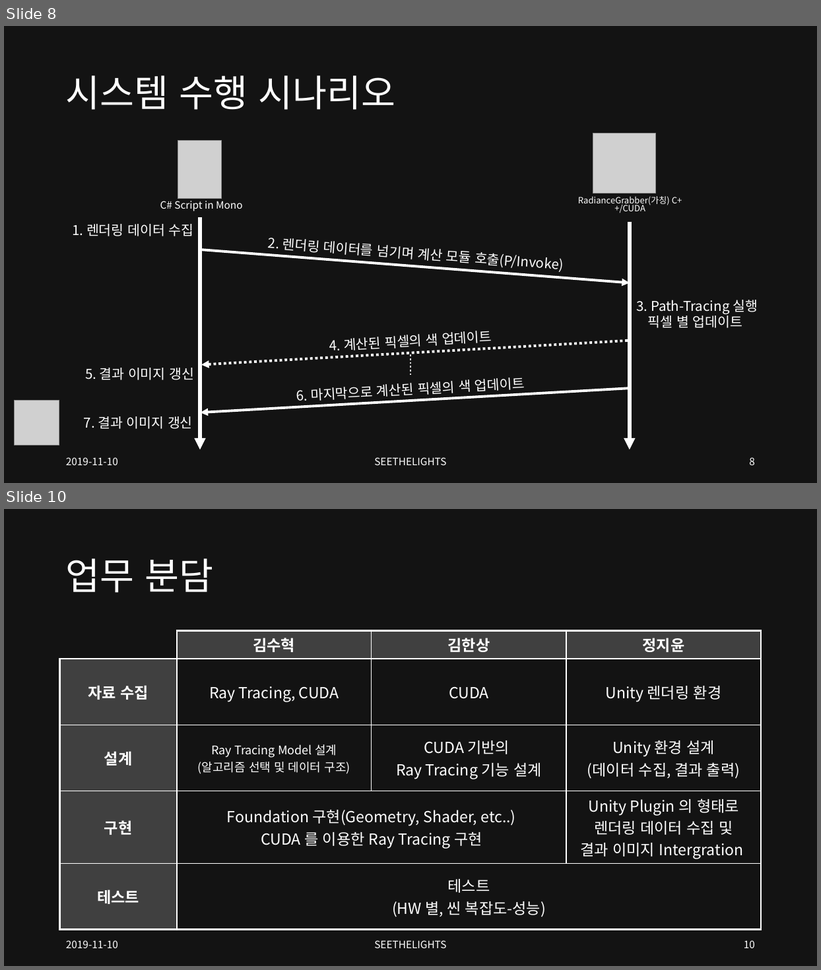
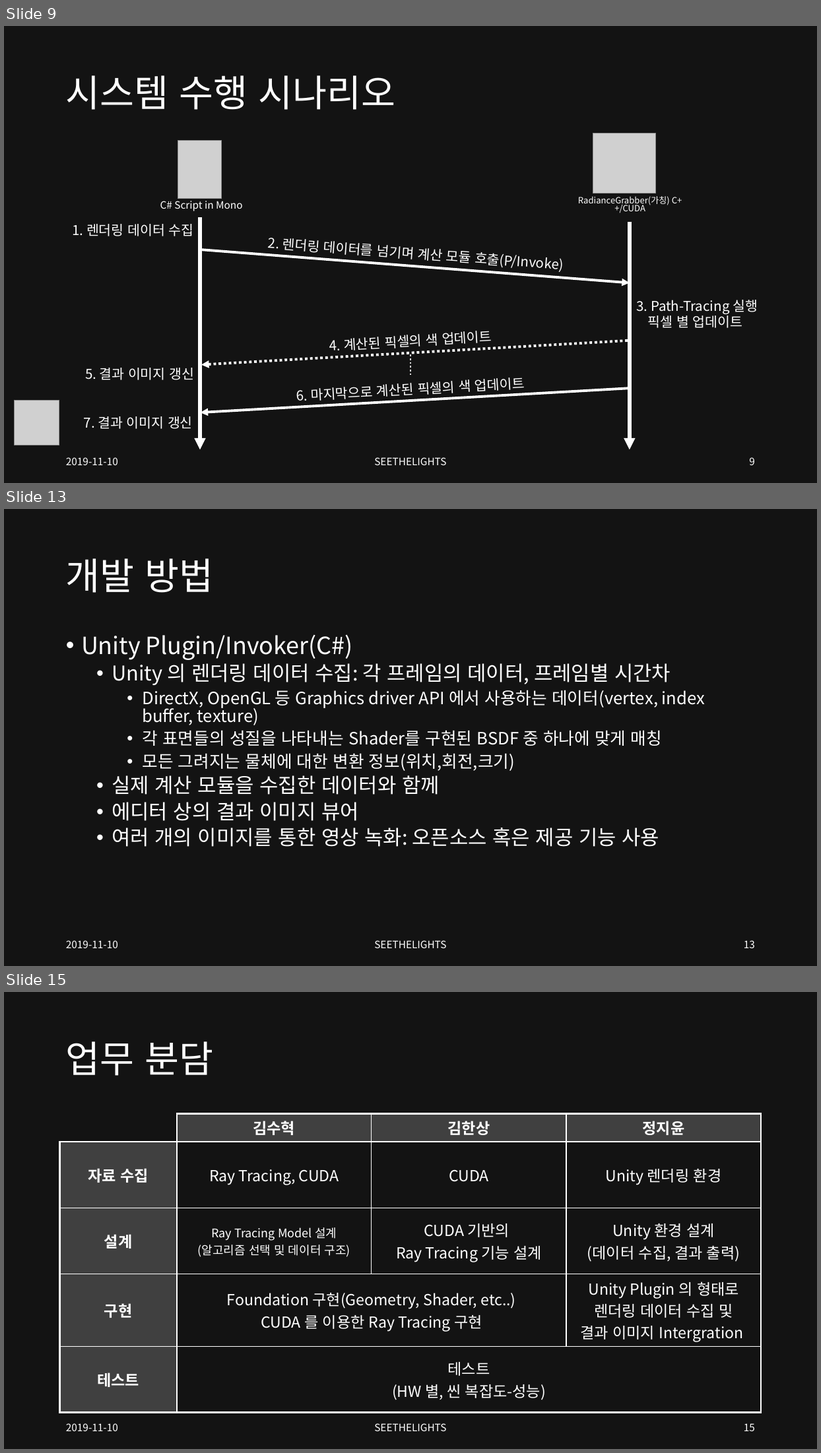
Before and after one commit to SEETHELGIHT/CapstonePlanning, a slide deck: doc/GPU-Accelerated_Ray_Tracing.pptx. Shown one above the other, each under a label of ours: slides 8 and 10 before the commit, slides 9, 13 and 15 after it; the slides between them are not shown. The pictures are 821x970 and 821x1453 pixels, drawn with LibreOffice and Linux fonts; fonts in the diff are those of the drawing; grey boxes stand for pictures. Boxes give left, top, right and bottom in pixels: in the first picture for what was removed or moved away, otherwise in the second. Text is boxed around its words. In the diff, an @@ line names an element or a change of style, - is before the commit and + after.

```diff
--- a/doc/GPU-Accelerated_Ray_Tracing.pptx
+++ b/doc/GPU-Accelerated_Ray_Tracing.pptx
@@ slide 13 added at (4,509,817,966), background #131313 @@
@@ title added at (66,559,214,593), 44 pt, text #FFFFFF @@
+개발 방법
@@ text added at (81,634,705,847), 20 pt, text #FFFFFF @@
+• Unity Plugin/Invoker(C#)
+  • Unity 의 렌더링 데이터 수집: 각 프레임의 데이터, 프레임별 시간차
+    • DirectX, OpenGL 등 Graphics driver API 에서 사용하는 데이터(vertex, index buffer, texture)
+    • 각 표면들의 성질을 나타내는 Shader를 구현된 BSDF 중 하나에 맞게 매칭
+    • 모든 그려지는 물체에 대한 변환 정보(위치,회전,크기)
+  • 실제 계산 모듈을 수집한 데이터와 함께
+  • 에디터 상의 결과 이미지 뷰어
+  • 여러 개의 이미지를 통한 영상 녹화: 오픈소스 혹은 제공 기능 사용
@@ text added at (66,941,118,949), 12 pt, text #FFFFFF @@
+2019-11-10
@@ text added at (374,941,446,949), 12 pt, text #FFFFFF @@
+SEETHELIGHTS
@@ page number added at (744,941,755,949), 12 pt, text #FFFFFF @@
+13
@@ what was slide 8 is now slide 9 @@
@@ page number at (749,458,755,466): text changed @@
-8
+9
@@ what was slide 10 is now slide 15 @@
@@ page number at (744,1424,755,1432): text changed @@
-10
+15
```
Also in this commit, not shown: 6 slides changed, 5 other slides added.
